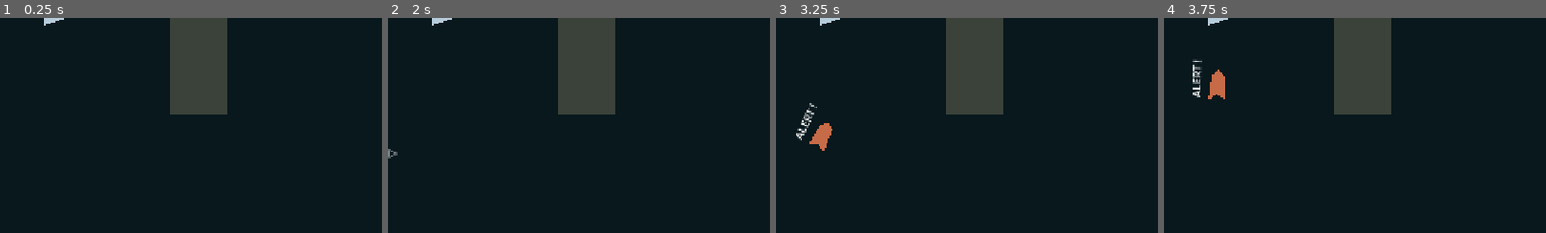
Above: before the commit, frames 1-4 (left to right).
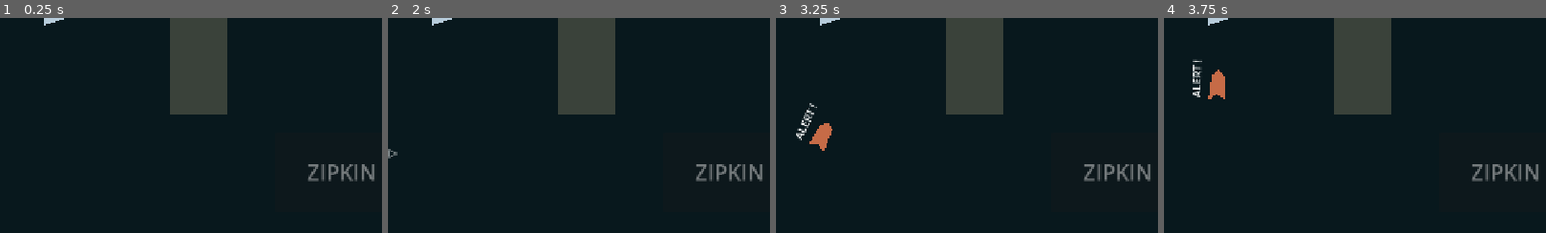
Above: after the commit, the same moments.

Repository: TheOsmanYILDIRIM/SeaCraft
Game: Godot game, scene res://src/presentation/bootstrap.tscn
Two runs of this game, one before a commit and one after it. Both use one fixed random seed, a clock stepped at 60 frames per second and the inputs below.
Inputs:
- Up to frame 1 (0.25 s): no input
- Up to frame 2 (2 s): click "YUVARLAK" at 0.5 s; click "YUVARLAK ✓" at 1.25 s
- Up to frame 3 (3.25 s): click "KOR" at 2 s; click "KOR ✓" at 2.75 s
- Up to frame 4 (3.75 s): click "ONAR" at 3.5 s
The pictures show only the part of the screen within x 24-74%, y 50-100%; the shares and areas given below are measured in that part.

The runs differ from the first frame. In frame 1, 0.7% of the frame differs, in the area x 80-98%, y 68-76%; in frame 2, 0.7%; in frame 3, 0.7%; in frame 4, 0.7%.

Commit message:
feat(core02): wire mobile harpoon and world pickup controls

Diff:
--- a/src/presentation/bootstrap.gd
+++ b/src/presentation/bootstrap.gd
@@ -19,8 +19,10 @@
 var _ai_scheduler := AiDecisionScheduler.new(8)
 var _last_npc_sequence := -1
 var _loot: LootAuthority
+var _world_objects: WorldObjectAuthority
 var _loot_marker: Polygon2D
 var _pickup_control: LootPickupButton
+var _harpoon_control: CombatFireButton
 var _nearby_drop_id := ""
 var _pending_loot_state: Dictionary = {}
 var _pending_combat: Dictionary = {}
@@ -135,6 +137,12 @@
 					_save_service.mark_dirty()
 				_refresh_combat_indicator()
 				return
+			CombatAuthority.HARPOON:
+				var result := _combat.harpoon(FoundationSector.PLAYER, command)
+				if result["accepted"]:
+					_save_service.mark_dirty()
+				_refresh_combat_indicator()
+				return
 			GameplayCommand.CANCEL:
 				_combat.clear_target(FoundationSector.PLAYER)
 				_refresh_combat_indicator()
@@ -203,6 +211,18 @@
 		return
 	if not _combat.mount_ammo(FoundationSector.PLAYER, PackedStringArray([ROUND_AMMO, EMBER_AMMO])) or not _combat.configure_repair(FoundationSector.PLAYER, 20.0, 180, CoreCombatRules.STOWED):
 		return
+	var harpoon := HarpoonProfile.new()
+	harpoon.stable_id = "harpoon.core02_debug"
+	harpoon.display_name = "Debug Harpoon"
+	harpoon.base_damage = 18.0
+	harpoon.range_meters = 320.0
+	harpoon.reload_seconds = 1.25
+	harpoon.element_id = CoreCombatRules.NEUTRAL
+	if not _combat.mount_harpoon(FoundationSector.PLAYER, harpoon):
+		return
+	_world_objects = WorldObjectAuthority.new(sector, _loot, _combat, VS03_LOOT_TABLE as LootTable, FoundationSector.PLAYER, true)
+	if _pending_combat.has("world") and not _world_objects.restore_state(_pending_combat["world"]):
+		return
 	if not _combat.configure_defense(FoundationSector.PLAYER, 0.15, {}, 8.0, 8.0) or not _combat.configure_defense(PRACTICE_TARGET, 0.1, {CoreCombatRules.FIRE: -0.2}, 0.0, 6.0):
 		return
 	if _pending_combat.has("combat") and not _combat.restore_state(_pending_combat["combat"]):
@@ -242,6 +262,15 @@
 	_fire_control.touch_captured.connect(input.reset_touch)
 	_fire_control.pressed.connect(_on_fire_pressed)
 	$UI.add_child(_fire_control)
+	_harpoon_control = CombatFireButton.new()
+	_harpoon_control.text = "ZIPKIN"
+	_harpoon_control.add_theme_font_size_override("font_size", 36)
+	_harpoon_control.size = Vector2(224.0, 132.0)
+	_harpoon_control.mouse_filter = Control.MOUSE_FILTER_STOP
+	_harpoon_control.focus_mode = Control.FOCUS_NONE
+	_harpoon_control.touch_captured.connect(input.reset_touch)
+	_harpoon_control.pressed.connect(_on_harpoon_pressed)
+	$UI.add_child(_harpoon_control)
 	_pickup_control = LootPickupButton.new()
 	_pickup_control.text = "TOPLA"
 	_pickup_control.add_theme_font_size_override("font_size", 38)
@@ -285,8 +314,11 @@
 			pixels.position -= window.position
 			safe = safe.intersection(SafeAreaMath.display_safe_area_to_logical(Rect2(pixels), Vector2(1280, 720), Vector2(window.size)))
 	_fire_control.position = safe.end - _fire_control.size - Vector2(36.0, 36.0)
+	if _harpoon_control != null:
+		_harpoon_control.position = Vector2(_fire_control.position.x - _harpoon_control.size.x - 28.0, _fire_control.position.y)
 	if _pickup_control != null:
-		_pickup_control.position = Vector2(_fire_control.position.x - _pickup_control.size.x - 28.0, _fire_control.position.y)
+		var right_edge := _harpoon_control.position.x if _harpoon_control != null else _fire_control.position.x
+		_pickup_control.position = Vector2(right_edge - _pickup_control.size.x - 28.0, _fire_control.position.y)
 	for index in _core_buttons.size():
 		var button := _core_buttons[index]
 		button.position = Vector2(safe.position.x + 24.0 + float(index % 2) * 134.0, safe.end.y - 32.0 - (floorf(float(index) * 0.5) + 1.0) * 70.0)
@@ -303,6 +335,12 @@
 func _on_fire_pressed() -> void:
 	var input: GameplayInputController = $InputController
 	input.emit_fire_intent(_combat.locked_target(FoundationSector.PLAYER))
+
+
+func _on_harpoon_pressed() -> void:
+	if _combat == null:
+		return
+	_on_gameplay_command(CombatAuthority.harpoon_intent(_combat.locked_target(FoundationSector.PLAYER)))
 
 
 func _on_hull_damaged(target_id: String, attacker_id: String, amount: float, _remaining_hull: float, sequence_id: int) -> void:
@@ -342,7 +380,13 @@
 func _on_pickup_pressed() -> void:
 	if _loot == null or _nearby_drop_id.is_empty():
 		return
-	var result := _loot.pickup(FoundationSector.PLAYER, LootAuthority.pickup_intent(_nearby_drop_id))
+	var result: Dictionary
+	if _loot.has_drop(_nearby_drop_id):
+		result = _loot.pickup(FoundationSector.PLAYER, LootAuthority.pickup_intent(_nearby_drop_id))
+	elif _world_objects != null and _world_objects.has_object(_nearby_drop_id):
+		result = _world_objects.pickup(FoundationSector.PLAYER, _nearby_drop_id)
+	else:
+		return
 	if result["accepted"]:
 		_save_service.mark_dirty()
 		_refresh_loot_control()
@@ -352,6 +396,8 @@
 	if _pickup_control == null:
 		return
 	_nearby_drop_id = _loot.nearest_pickup(FoundationSector.PLAYER)
+	if _nearby_drop_id.is_empty() and _world_objects != null:
+		_nearby_drop_id = _world_objects.nearest_pickup(FoundationSector.PLAYER)
 	_pickup_control.visible = not _nearby_drop_id.is_empty()
 	_pickup_control.disabled = _nearby_drop_id.is_empty()
 
@@ -382,9 +428,12 @@
 func _refresh_combat_indicator() -> void:
 	if _target_ring == null:
 		return
-	var locked := _combat.locked_target(FoundationSector.PLAYER) == PRACTICE_TARGET
+	var locked_id := _combat.locked_target(FoundationSector.PLAYER)
+	var locked := locked_id == PRACTICE_TARGET
 	_target_ring.visible = locked
-	_fire_control.disabled = not locked
+	_fire_control.disabled = locked_id.is_empty()
+	if _harpoon_control != null:
+		_harpoon_control.disabled = locked_id.is_empty() or TargetingService.weapon_rejection(TargetingService.HARPOON, _combat.target_class(locked_id)) != ""
 
 
 func _block_boot(reason: Dictionary) -> void:
@@ -427,6 +476,7 @@
 			"npc_motion": _npc_motor.capture_save_motion(),
 			"npc_ai": _npc_brain.persistence_state(),
 			"scheduler": _ai_scheduler.snapshot_state(),
+			"world": _world_objects.snapshot_state() if _world_objects != null else {"objects": [], "claimed_ids": [], "processed_spawns": []},
 		}
 	var dto := _save_service.create_snapshot(sector, FoundationSector.PLAYER, _ship_motor, _streams, SaveSnapshot.LOCAL, _session_id, loot_state, authority_state)
 	save_status = _save_service.save_if_dirty(dto)
